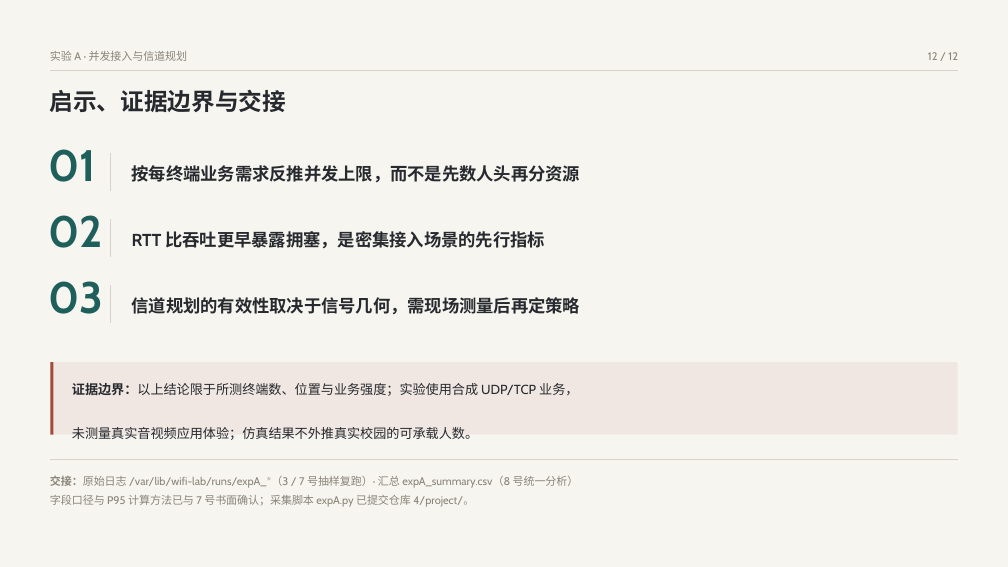
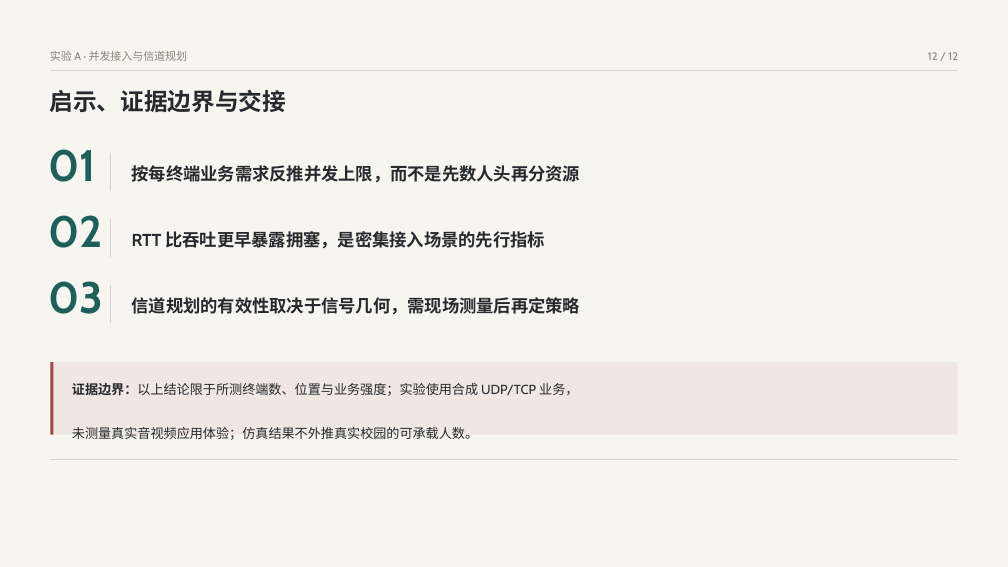
Before and after one commit to Arieaaa/CNC-GR, a slide deck: slide 12 of 4/ppt/expA_deck.pptx. Drawn at 1008x567 pixels with LibreOffice and Linux fonts; fonts in the diff are those of the drawing. Boxes give left, top, right and bottom in pixels: in the first picture for what was removed or moved away, otherwise in the second. Text is boxed around its words. In the diff, an @@ line names an element or a change of style, - is before the commit and + after.

```diff
--- a/4/ppt/expA_deck.pptx
+++ b/4/ppt/expA_deck.pptx
@@ text removed at bbox=[50, 476, 579, 507] @@
-交接：原始日志 /var/lib/wifi-lab/runs/expA_*（3 / 7 号抽样复跑）· 汇总 expA_summary.csv（8 号统一分析）
-字段口径与 P95 计算方法已与 7 号书面确认；采集脚本 expA.py 已提交仓库 4/project/。
```
Also in this commit, not shown: 5 other slides changed.
